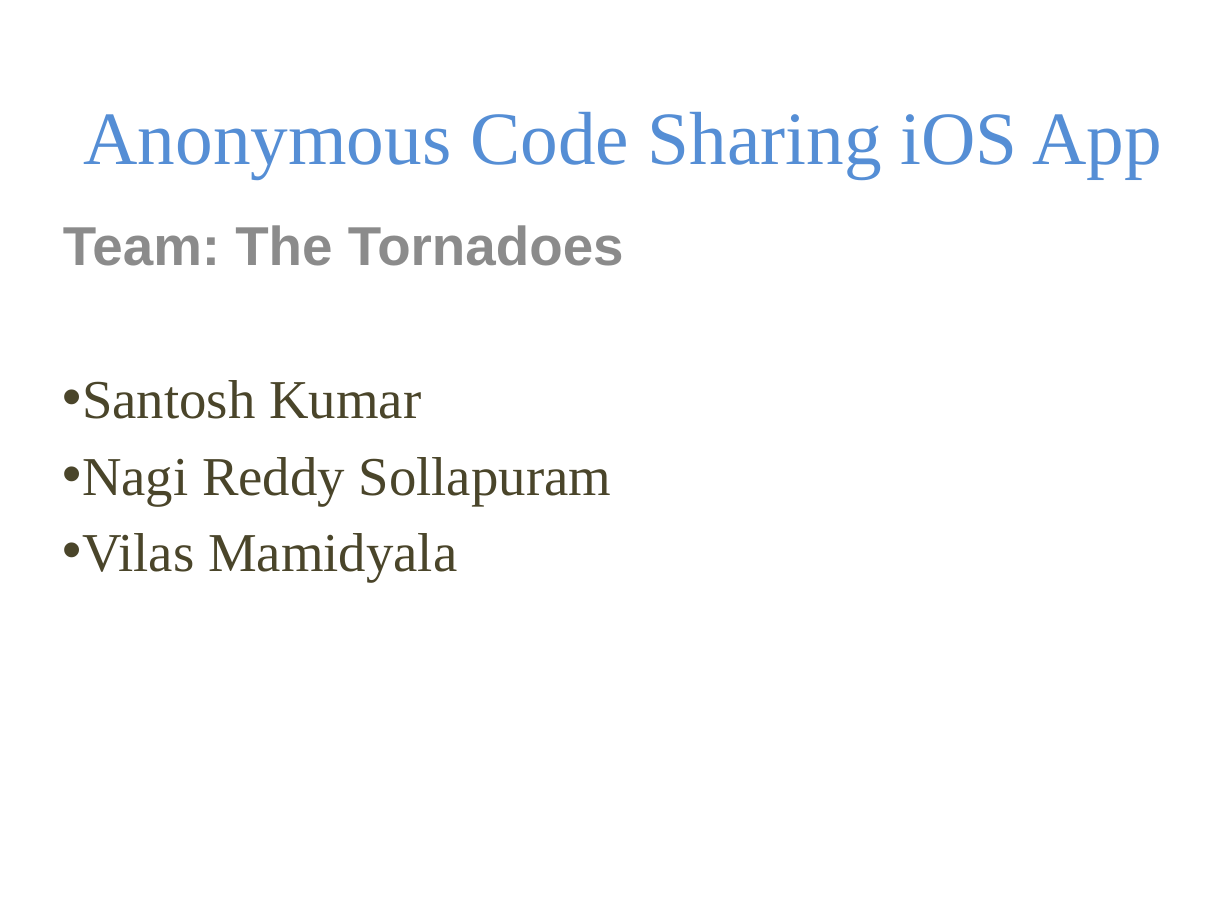
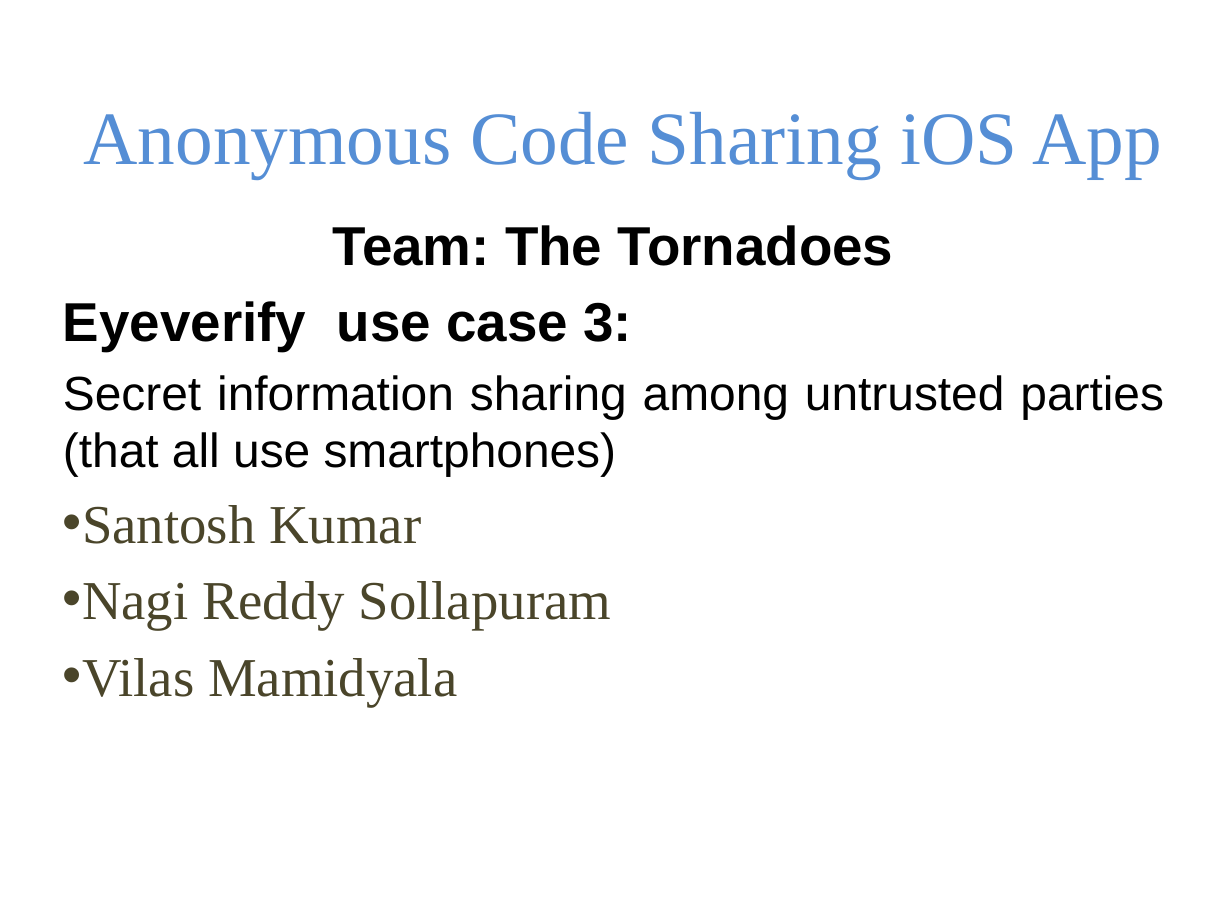
Before and after one commit to santoshcsdev/HacathonFall16, a slide deck: slide 1 of Presentation.pptx. Drawn at 1232x924 pixels with LibreOffice and Linux fonts; fonts in the diff are those of the drawing; background and template pictures are left out. Boxes give left, top, right and bottom in pixels: in the first picture for what was removed or moved away, otherwise in the second. Text is boxed around its words. In the diff, an @@ line names an element or a change of style, - is before the commit and + after.

```diff
--- a/Presentation.pptx
+++ b/Presentation.pptx
@@ subtitle at [333,225,894,266]: text colour #8C8C8C to #000000 in "Team: The Tornadoes"; alignment justified to centre @@
@@ subtitle at [63,301,1164,476]: paragraphs added @@
+Eyeverify use case 3:
+Secret information sharing among untrusted parties (that all use smartphones)
```
